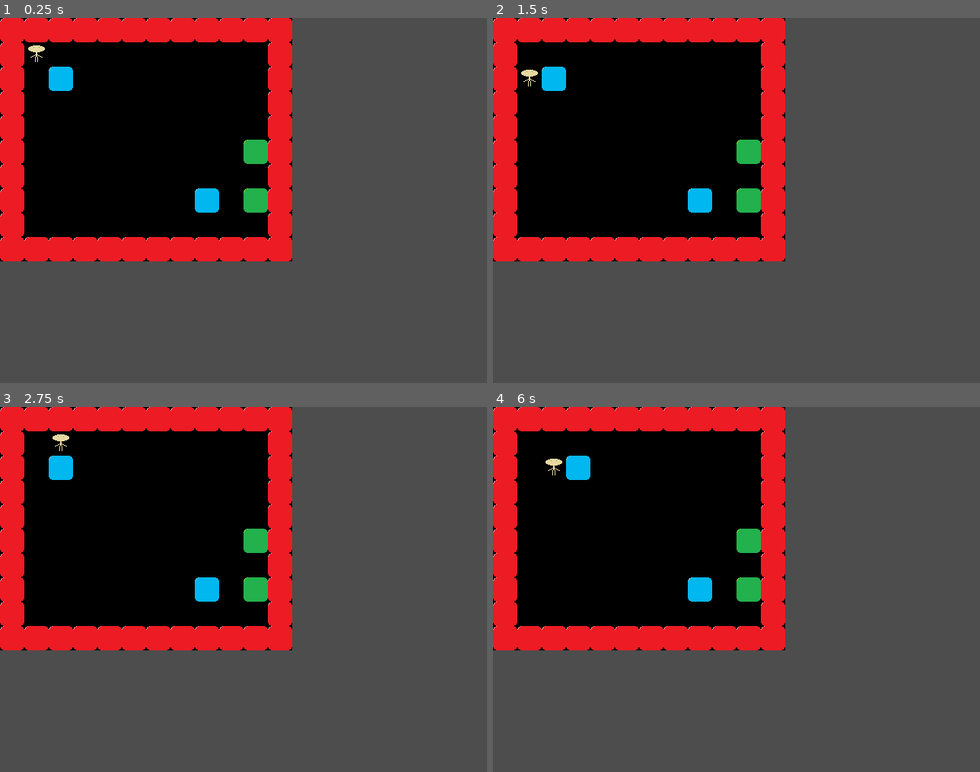
Above: before the commit, frames 1-4 (two rows, left to right).
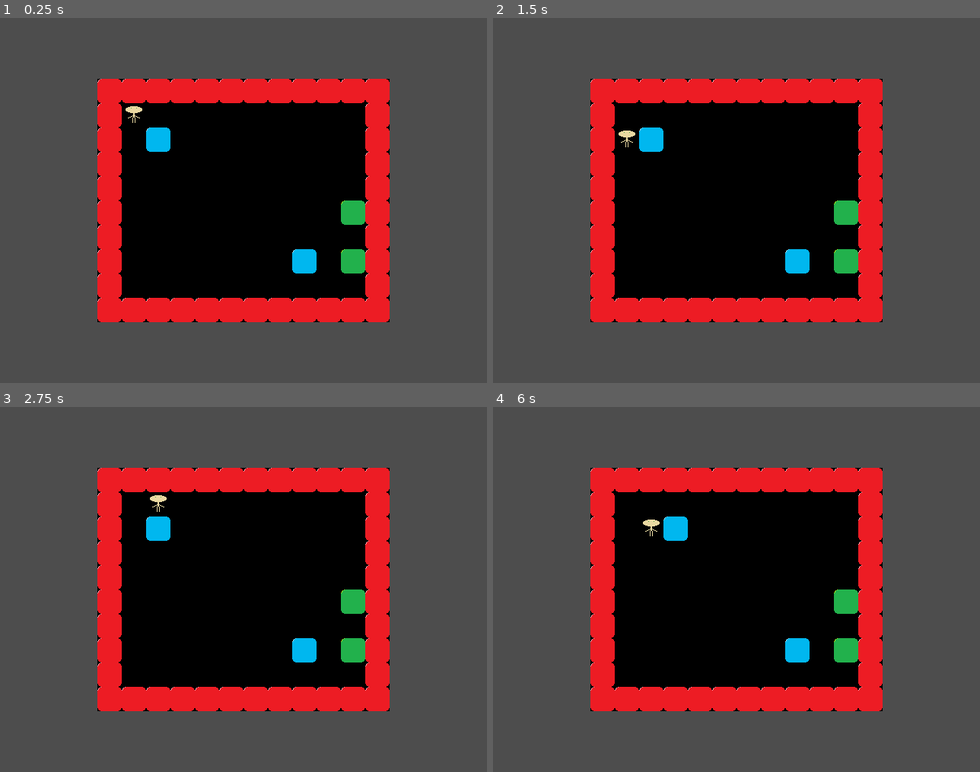
Above: after the commit, the same moments.

Repository: mrSun421/sudokoban
Game: Godot game, scene res://levels/level.tscn
The game is run twice, just before and just after one commit, with the same random seed, the same clock (stepped at 60 frames per second) and the same inputs. The project has no main scene, so this scene is started directly.
Inputs:
- Up to frame 1 (0.25 s): no input
- Up to frame 2 (1.5 s): tap Enter at 0.5 s; hold Right (move_right) 0.53-1.28 s; tap R (reset_level) at 1.25 s; hold Down (move_down) from 1.28 s (still down)
- Up to frame 3 (2.75 s): tap R (reset_level) at 2 s; release Down (move_down) at 2.03 s; hold Right (move_right) from 2.03 s (still down)
- Up to frame 4 (6 s): tap R (reset_level) at 2.75, 3.5, 4.25 s; release Right (move_right) at 2.78 s; hold Up (move_up) 2.78-3.53 s; hold Left (move_left) 3.53-5.03 s; hold Down (move_down) 5.03-5.78 s; hold Right (move_right) from 5.78 s (still down)

The runs differ from the first frame. In frame 1, 49% of the frame differs, in the area x 0-80%, y 0-84%; in frame 2, 49%; in frame 3, 49%; in frame 4, 49%.

Commit message:
added camera to center level

Diff:
--- a/game_assets/box.tscn
+++ b/game_assets/box.tscn
@@ -1,7 +1,6 @@
-[gd_scene load_steps=3 format=3 uid="uid://w22a81obppru"]
+[gd_scene load_steps=2 format=3 uid="uid://w22a81obppru"]
 
 [ext_resource type="Texture2D" uid="uid://ctafavnspxtur" path="res://art_assets/mainsquare.png" id="1_gwlll"]
-[ext_resource type="PackedScene" uid="uid://db5471kx8bgst" path="res://game_assets/interactable_data.tscn" id="2_eephy"]
 
 [node name="box" type="Node2D"]
 
@@ -9,7 +8,3 @@
 texture_filter = 1
 texture = ExtResource("1_gwlll")
 centered = false
-
-[node name="InteractableData" parent="." instance=ExtResource("2_eephy")]
-pushable = true
-moveable = true
--- a/game_assets/interactable_data.gd
+++ /dev/null
@@ -1,4 +0,0 @@
-extends Node
-
-@export var pushable: bool = false
-@export var moveable: bool = false
--- a/game_assets/interactable_data.tscn
+++ /dev/null
@@ -1,6 +0,0 @@
-[gd_scene load_steps=2 format=3 uid="uid://db5471kx8bgst"]
-
-[ext_resource type="Script" path="res://game_assets/interactable_data.gd" id="1_g2jpy"]
-
-[node name="InteractableData" type="Node"]
-script = ExtResource("1_g2jpy")
--- a/game_assets/wall.tscn
+++ b/game_assets/wall.tscn
@@ -1,7 +1,6 @@
-[gd_scene load_steps=3 format=3 uid="uid://brl4pv3jw8ky2"]
+[gd_scene load_steps=2 format=3 uid="uid://brl4pv3jw8ky2"]
 
 [ext_resource type="Texture2D" uid="uid://b4ggpv43s58eq" path="res://art_assets/wall.png" id="1_4wreu"]
-[ext_resource type="PackedScene" uid="uid://db5471kx8bgst" path="res://game_assets/interactable_data.tscn" id="2_fgitc"]
 
 [node name="Wall" type="Node2D"]
 
@@ -9,5 +8,3 @@
 texture_filter = 1
 texture = ExtResource("1_4wreu")
 centered = false
-
-[node name="InteractableData" parent="." instance=ExtResource("2_fgitc")]
--- a/levels/interactables.gd
+++ b/levels/interactables.gd
@@ -1,4 +1,5 @@
 extends Node
+class_name Interactables
 
 const tile_size = GameVariables.tile_size
 @onready var player := $Player as Node2D
--- a/levels/level.gd
+++ b/levels/level.gd
@@ -11,7 +11,8 @@
 
 @onready var background_tilemaplayer := $Background as TileMapLayer
 @onready var hud = $HUD as CanvasLayer
-@onready var interactables = $Interactables
+@onready var interactables = $Interactables as Interactables
+@onready var camera = $Camera2D as Camera2D
 
 const initial_player_position: Vector2i = Vector2i(1, 1)
 
@@ -20,6 +21,8 @@
 # Called when the node enters the scene tree for the first time.
 func _ready() -> void:
 	hud.visible = false
+	camera.offset = -(get_viewport().get_visible_rect().size - Vector2(level_size * tile_size).snapped(Vector2.ONE * tile_size)) / 2
+
 	# Background Tiles
 	for i in range(level_size.x):
 		for j in range(level_size.y):
--- a/levels/level.tscn
+++ b/levels/level.tscn
@@ -26,10 +26,10 @@
 [node name="HUD" type="CanvasLayer" parent="."]
 
 [node name="WinText" type="Label" parent="HUD"]
-offset_left = 64.0
-offset_top = 64.0
-offset_right = 160.0
-offset_bottom = 96.0
+offset_left = 128.0
+offset_top = 96.0
+offset_right = 224.0
+offset_bottom = 128.0
 text = "You Win!"
 horizontal_alignment = 1
 
@@ -37,3 +37,6 @@
 script = ExtResource("3_catja")
 
 [node name="Player" parent="Interactables" instance=ExtResource("2_pdex0")]
+
+[node name="Camera2D" type="Camera2D" parent="."]
+anchor_mode = 0
